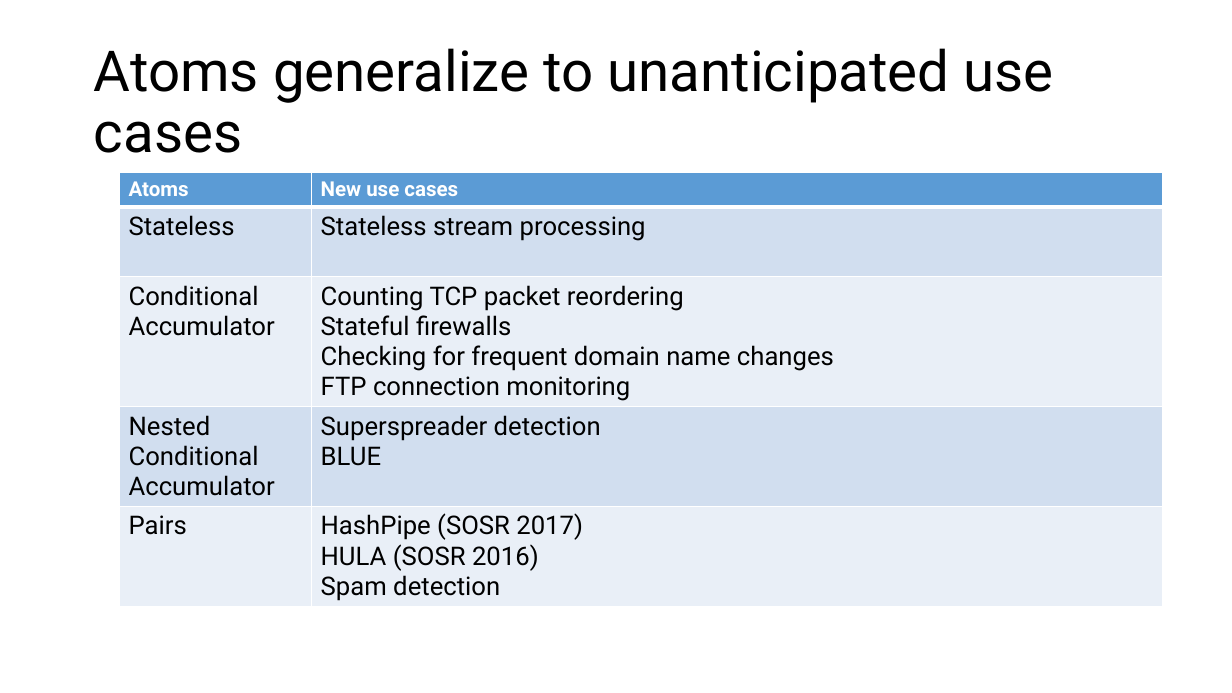
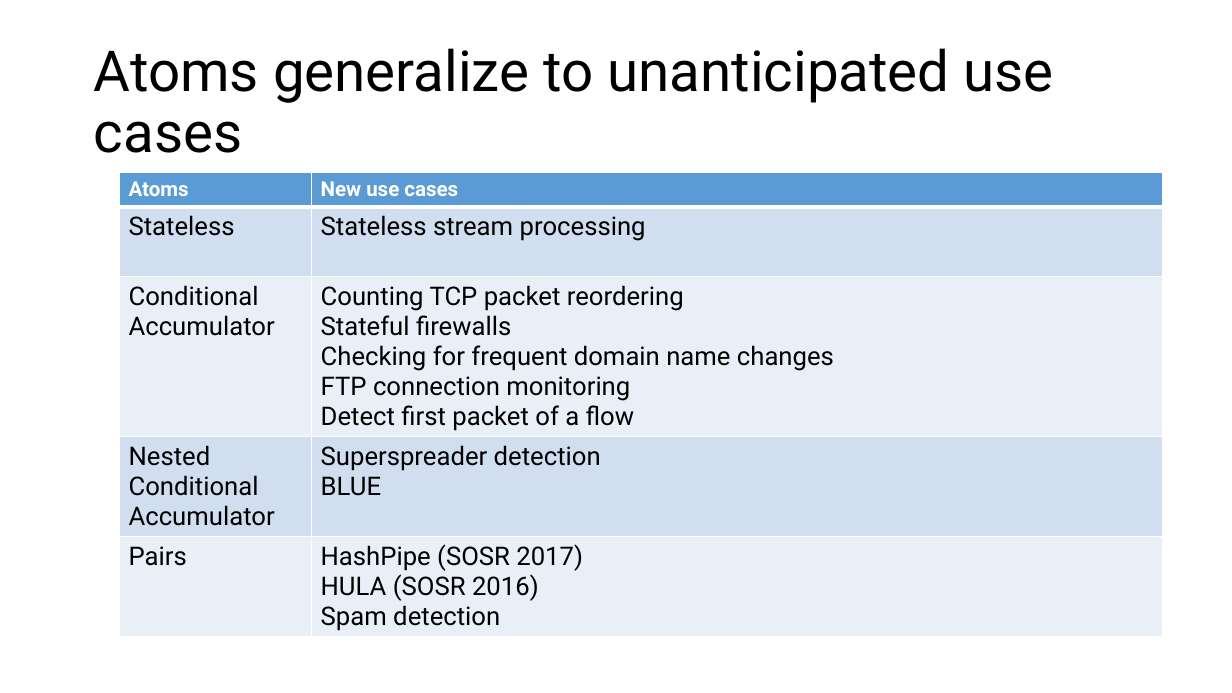
Before and after one commit to anirudhSK/pifo-domino-marple-ppts, a slide deck: slide 19 of uw_talk.pptx. Drawn at 1232x693 pixels with LibreOffice and Linux fonts; fonts in the diff are those of the drawing. Boxes give left, top, right and bottom in pixels: in the first picture for what was removed or moved away, otherwise in the second. Text is boxed around its words. In the diff, an @@ line names an element or a change of style, - is before the commit and + after.

Commit message:
Add an example to unanticipated use cases

```diff
--- a/uw_talk.pptx
+++ b/uw_talk.pptx
@@ table at box(119, 173, 1163, 645) @@
-row 3, column 2: Counting TCP packet reordering / Stateful firewalls / Checking for frequent domain name changes / FTP connection monitoring
+row 3, column 2: Counting TCP packet reordering / Stateful firewalls / Checking for frequent domain name changes / FTP connection monitoring / Detect first packet of a flow
```
